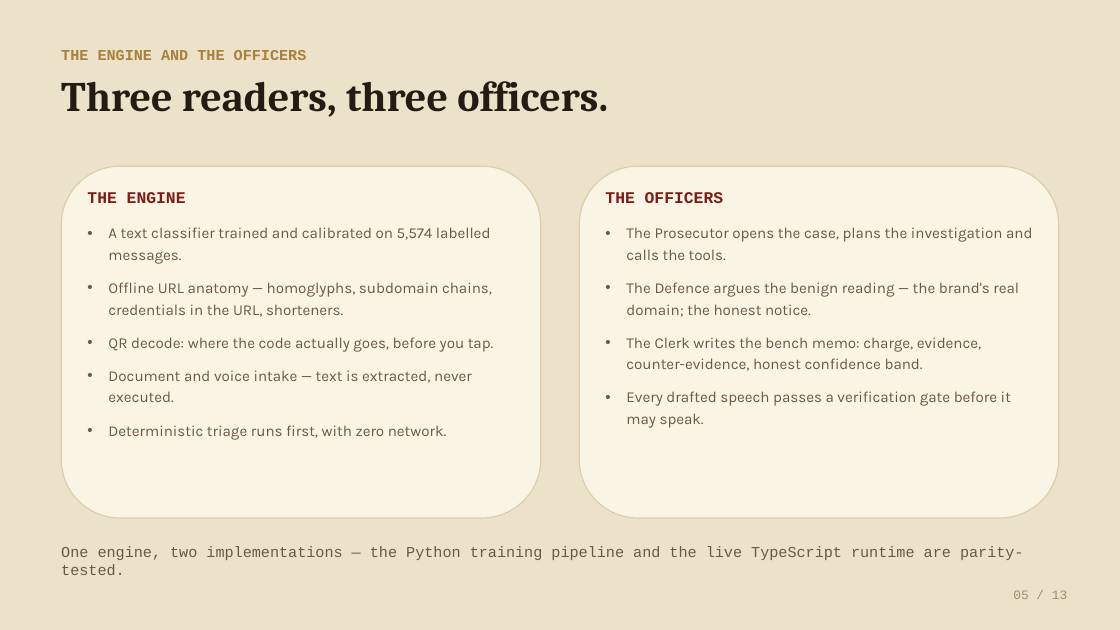
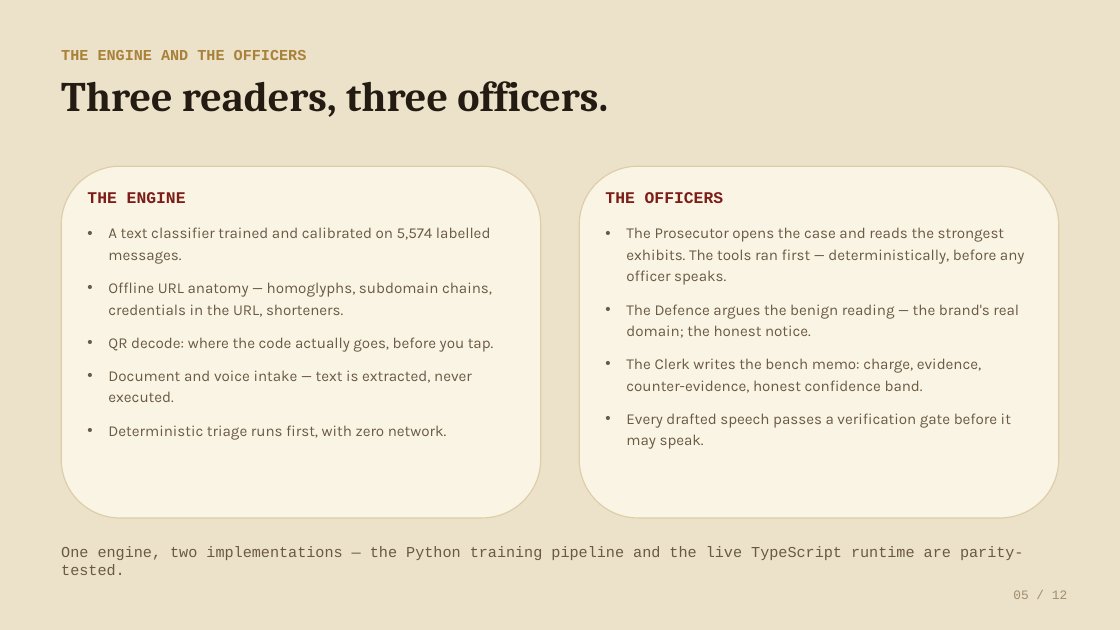
Before and after one commit to JinYi123456/gavel, a slide deck: slide 5 of submission/GAVEL-pitch.pptx. Drawn at 1120x630 pixels with LibreOffice and Linux fonts; fonts in the diff are those of the drawing. Boxes give left, top, right and bottom in pixels: in the first picture for what was removed or moved away, otherwise in the second. Text is boxed around its words. In the diff, an @@ line names an element or a change of style, - is before the commit and + after.

```diff
--- a/submission/GAVEL-pitch.pptx
+++ b/submission/GAVEL-pitch.pptx
@@ text at [626,227,1025,285]: text changed @@
-• The Prosecutor opens the case, plans the investigation and calls the tools.
+• The Prosecutor opens the case and reads the strongest exhibits. The tools ran first — deterministically, before any officer speaks.
```
Also in this commit, not shown: 9 other slides changed, 1 slide added, 2 slides removed, 2 other files.
